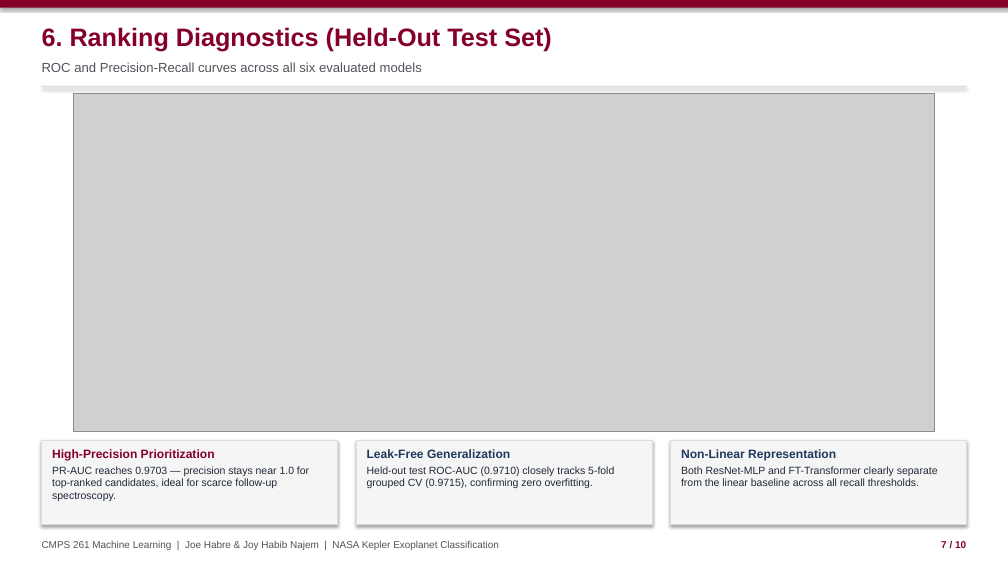
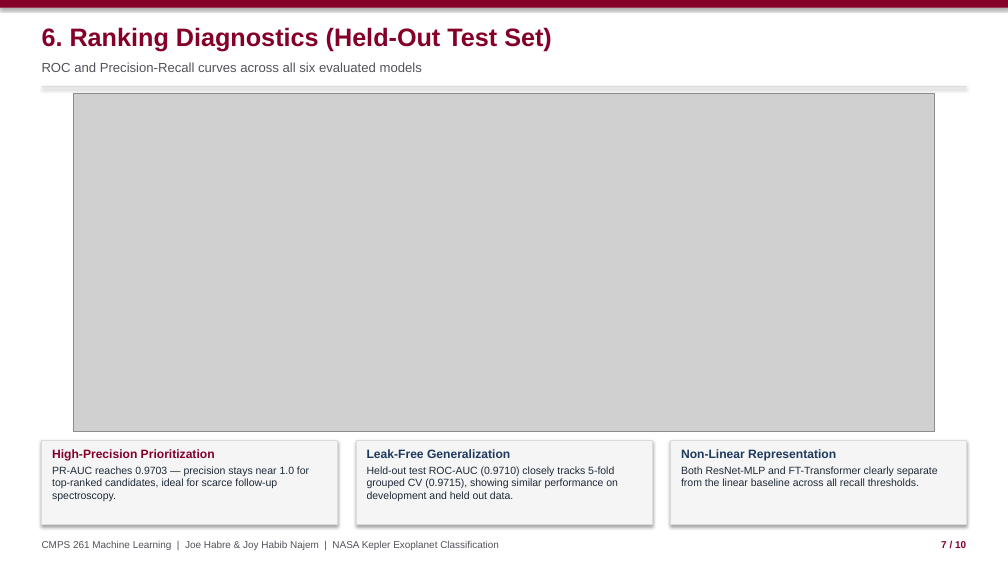
Before and after one commit to Joeehabre/CMPS-261, a slide deck: slide 7 of Presentation + Poster/CMPS_261_Final_Presentation.pptx. Drawn at 1008x567 pixels with LibreOffice and Linux fonts; fonts in the diff are those of the drawing; grey boxes stand for pictures. Boxes give left, top, right and bottom in pixels: in the first picture for what was removed or moved away, otherwise in the second. Text is boxed around its words. In the diff, an @@ line names an element or a change of style, - is before the commit and + after.

Commit message:
ppt fix

```diff
--- a/Presentation + Poster/CMPS_261_Final_Presentation.pptx
+++ b/Presentation + Poster/CMPS_261_Final_Presentation.pptx
@@ text at [367, 466, 618, 501]: text changed @@
-Held-out test ROC-AUC (0.9710) closely tracks 5-fold grouped CV (0.9715), confirming zero overfitting.
+Held-out test ROC-AUC (0.9710) closely tracks 5-fold grouped CV (0.9715), showing similar performance on development and held out data.
```
Also in this commit, not shown: 1 other slide changed.
